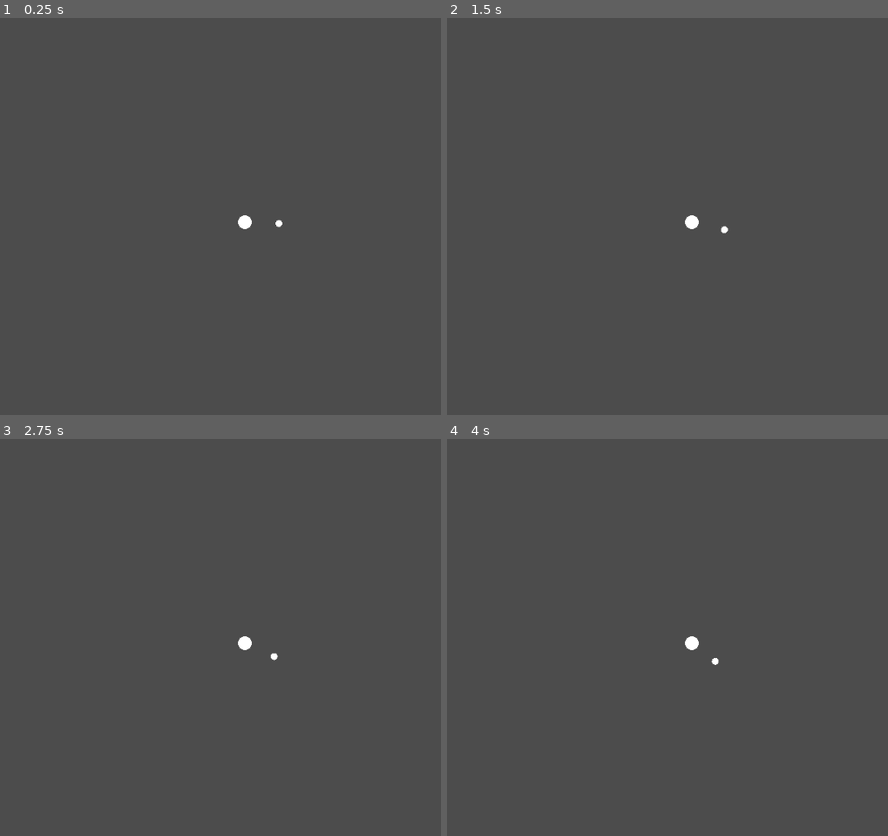
Above: before the commit, frames 1-4 (two rows, left to right).
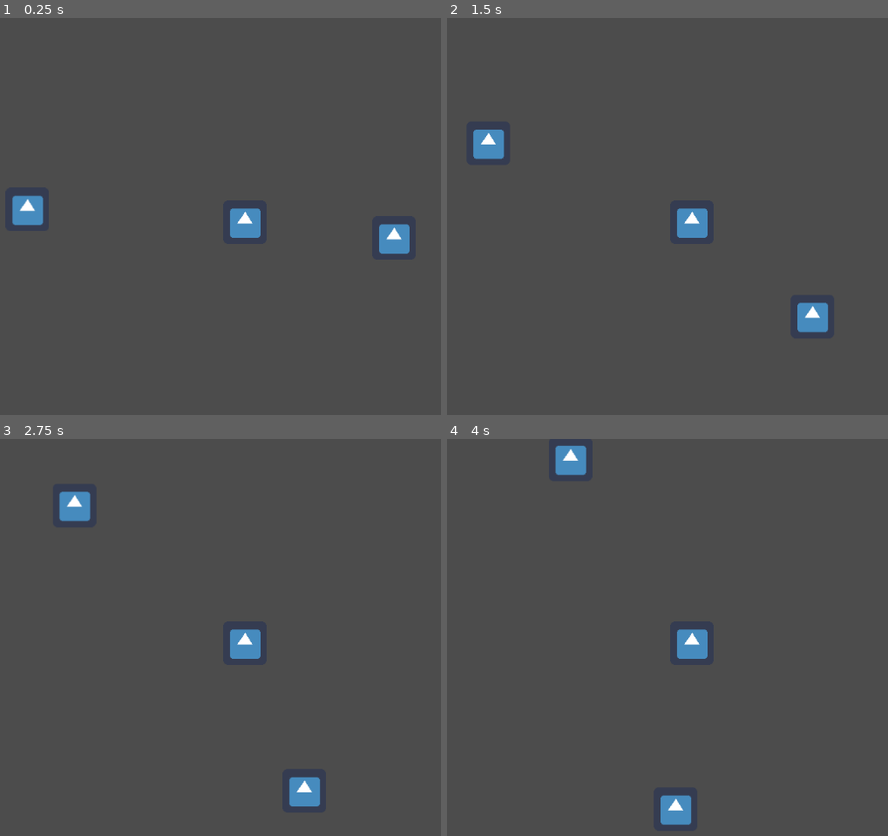
Above: after the commit, the same moments.

Repository: harvzor/godot-gravity-bodies
Game: Godot game, scene res://Space.tscn
Same seed, same stepped clock (60 frames per second), same inputs: the game is played once before the commit and once after it. The engine's default icon, where the game draws it, is replaced by a stand-in: a white triangle on a blue panel in a dark square.
Inputs:
- Up to frame 1 (0.25 s): no input
- Up to frame 2 (1.5 s): no input
- Up to frame 3 (2.75 s): no input
- Up to frame 4 (4 s): no input

The runs differ from the first frame. In frame 1, 1.6% of the frame differs, in the area x 2-93%, y 44-60%; in frame 2, 1.5%; in frame 3, 1.6%; in frame 4, 1.5%.

Commit message:
Realistic gravity.

Diff:
--- a/Body.gd
+++ b/Body.gd
@@ -1,22 +1,18 @@
-extends MeshInstance2D
+extends RigidBody2D
 
-var gravity = 6.6743 * pow(10,-11)
-export var mass = 0.0
+#var gravity = 6.6743 * pow(10,-11)
+var gravity = 6.6743 * pow(10, 1)
+#export var mass = 0.0
 var velocity = Vector2.ZERO
-export var sun = false
+var group = "bodies"
 
 func _ready():
-	if sun:
-		$OmniLight.energy = 10
-
-func _process(delta):
-	velocity += acceleration()
-	position += velocity
+	self.add_to_group(group)
 
 func acceleration():
 	var acceleration = Vector2.ZERO
 	for body in get_parent().get_children():
-		if body.is_in_group("physics"):
+		if body.is_in_group(group):
 			if body != self:
 				var acc = gravity(body.mass, body.position)/mass
 				acceleration += acc
@@ -28,3 +24,6 @@
 	var vector = (position2 - position).normalized()
 	force *= vector
 	return force
+
+func _integrate_forces(state):
+	self.apply_impulse(Vector2.ZERO, acceleration())
--- a/Body.tscn
+++ b/Body.tscn
@@ -1,16 +1,6 @@
-[gd_scene load_steps=4 format=2]
+[gd_scene load_steps=2 format=2]
 
 [ext_resource path="res://Body.gd" type="Script" id=1]
 
-[sub_resource type="SphereMesh" id=1]
-radius = 10.0
-height = 20.0
-
-[sub_resource type="ImageTexture" id=2]
-
-[node name="Body" type="MeshInstance2D" groups=["physics"]]
-mesh = SubResource( 1 )
+[node name="Body" type="Node2D" groups=["physics"]]
 script = ExtResource( 1 )
-
-[node name="OmniLight" type="Light2D" parent="."]
-texture = SubResource( 2 )
--- a/Space.gd
+++ /dev/null
@@ -1,16 +0,0 @@
-extends Spatial
-
-var gravity = 6.6743 * pow(10,-11)
-
-# Declare member variables here. Examples:
-# var a = 2
-# var b = "text"
-
-
-# Called when the node enters the scene tree for the first time.
-func _ready():
-	$Planet.velocity = Vector2(0, 0.125)
-
-# Called every frame. 'delta' is the elapsed time since the previous frame.
-#func _process(delta):
-#	pass
--- a/Space.tscn
+++ b/Space.tscn
@@ -1,23 +1,54 @@
-[gd_scene load_steps=4 format=2]
+[gd_scene load_steps=6 format=2]
 
-[ext_resource path="res://Body.tscn" type="PackedScene" id=1]
-[ext_resource path="res://Space.gd" type="Script" id=2]
+[ext_resource path="res://icon.png" type="Texture" id=1]
+[ext_resource path="res://Body.gd" type="Script" id=3]
 
-[sub_resource type="SphereMesh" id=2]
-radius = 5.0
-height = 10.0
+[sub_resource type="RectangleShape2D" id=3]
 
-[node name="Space" type="Spatial"]
-script = ExtResource( 2 )
+[sub_resource type="RectangleShape2D" id=4]
 
-[node name="Sun" parent="." instance=ExtResource( 1 )]
-mass = 2e+10
-sun = true
+[sub_resource type="RectangleShape2D" id=2]
 
-[node name="Planet" parent="." instance=ExtResource( 1 )]
-position = Vector2( 50, 0 )
-mesh = SubResource( 2 )
-mass = 200.0
+[node name="Space" type="Node"]
 
 [node name="Camera" type="Camera2D" parent="."]
 current = true
+
+[node name="Sun" type="RigidBody2D" parent="."]
+mass = 100000.0
+script = ExtResource( 3 )
+
+[node name="CollisionShape" type="CollisionShape2D" parent="Sun"]
+scale = Vector2( 3, 3 )
+shape = SubResource( 3 )
+
+[node name="Sprite" type="Sprite" parent="Sun"]
+texture = ExtResource( 1 )
+
+[node name="Planet" type="RigidBody2D" parent="."]
+position = Vector2( 220, 0 )
+mass = 200.0
+can_sleep = false
+linear_velocity = Vector2( 0, 100 )
+script = ExtResource( 3 )
+
+[node name="CollisionShape" type="CollisionShape2D" parent="Planet"]
+scale = Vector2( 3, 3 )
+shape = SubResource( 4 )
+
+[node name="Sprite" type="Sprite" parent="Planet"]
+texture = ExtResource( 1 )
+
+[node name="Planet2" type="RigidBody2D" parent="."]
+position = Vector2( -320, 0 )
+mass = 200.0
+can_sleep = false
+linear_velocity = Vector2( 0, -80 )
+script = ExtResource( 3 )
+
+[node name="CollisionShape" type="CollisionShape2D" parent="Planet2"]
+scale = Vector2( 3, 3 )
+shape = SubResource( 2 )
+
+[node name="Sprite" type="Sprite" parent="Planet2"]
+texture = ExtResource( 1 )
